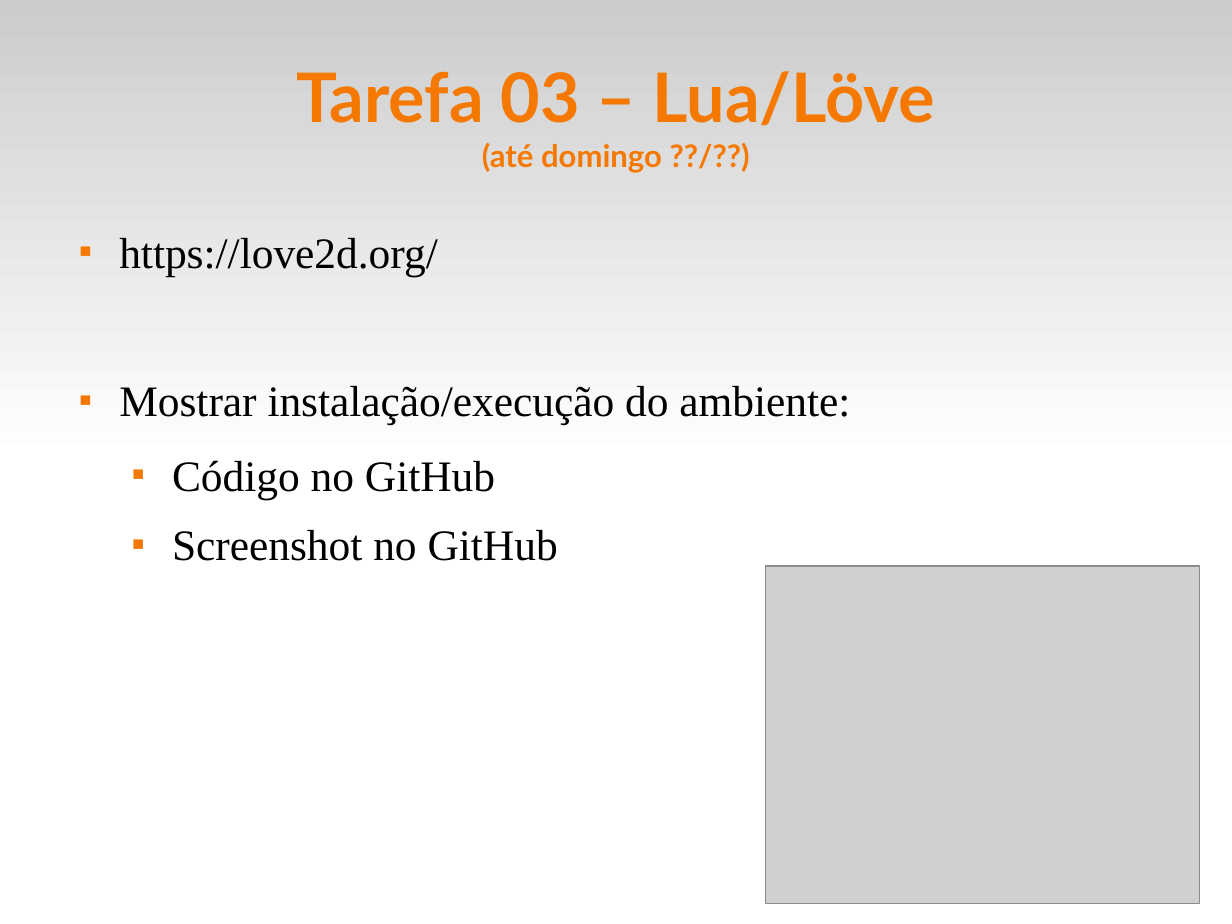
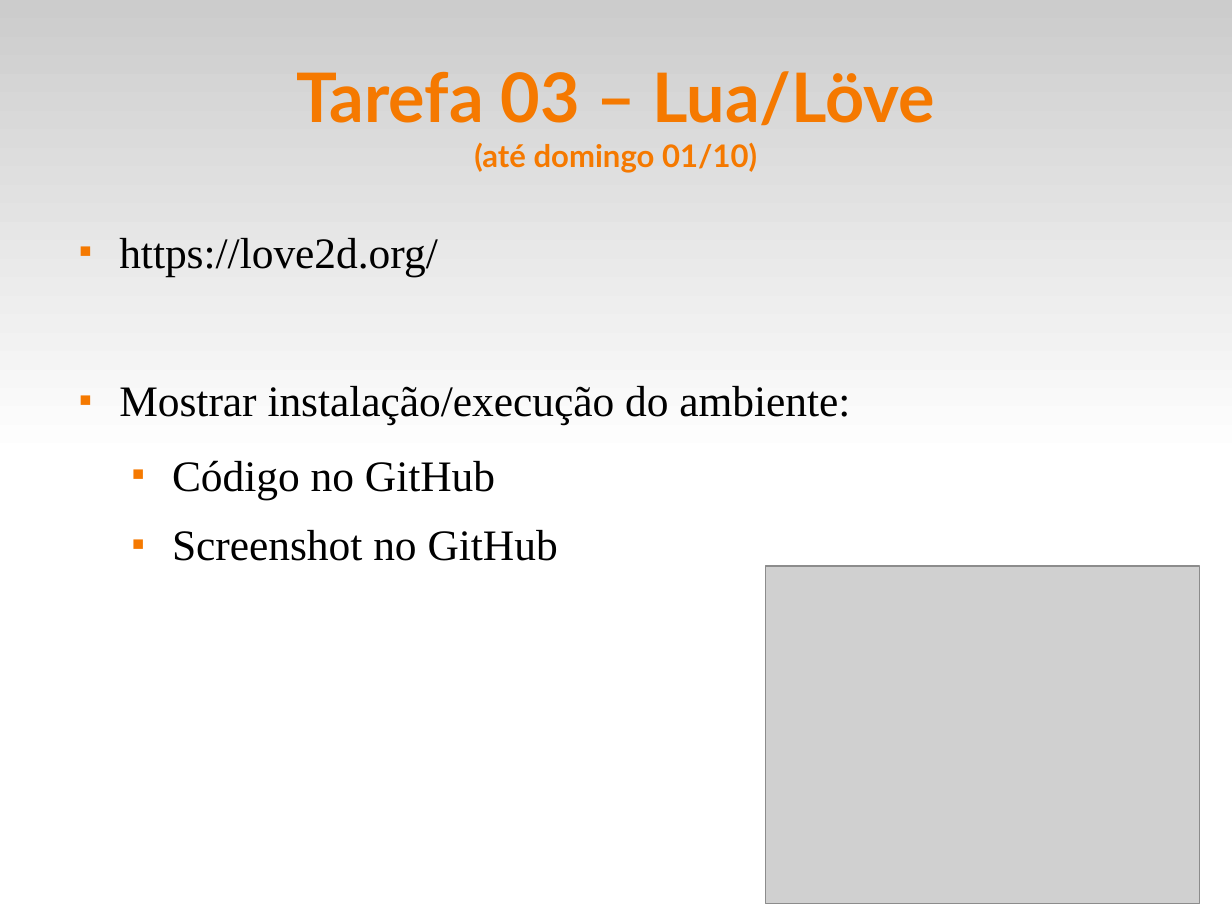
Before and after one commit to fsantanna-uerj/EDL, a slide deck: slide 11 of slides/edl-00.odp. Drawn at 1232x924 pixels with LibreOffice and Linux fonts; fonts in the diff are those of the drawing; grey boxes stand for pictures. Boxes give left, top, right and bottom in pixels: in the first picture for what was removed or moved away, otherwise in the second. Text is boxed around its words. In the diff, an @@ line names an element or a change of style, - is before the commit and + after.

```diff
--- a/slides/edl-00.odp
+++ b/slides/edl-00.odp
@@ title at (x1=296, y1=71, x2=935, y2=173): text changed @@
-Tarefa 03 – Lua/Löve
-(até domingo ??/??)
+Tarefa 03 – Lua/Löve
+(até domingo 01/10)
```
Also in this commit, not shown: 4 other slides changed, 5 other files.
